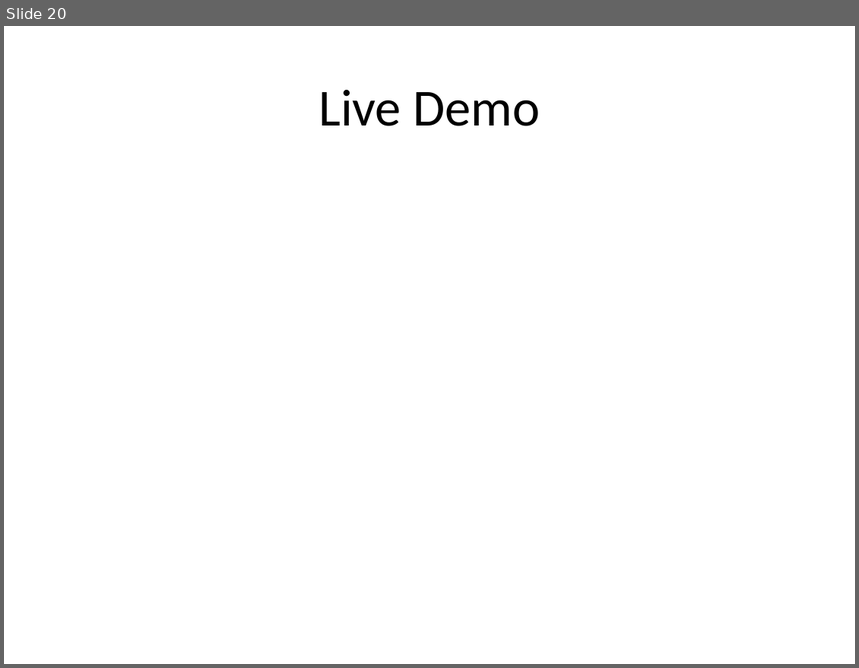
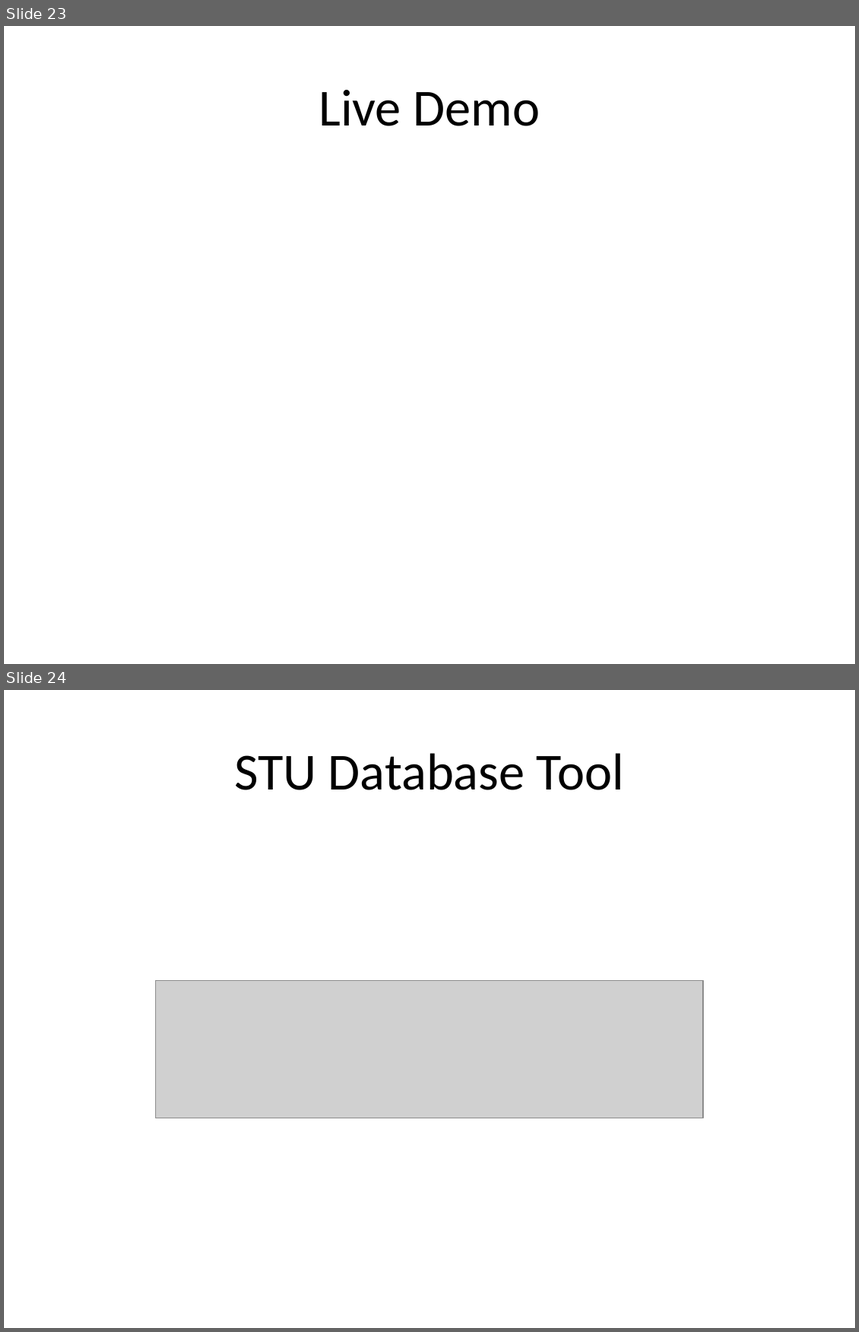
Before and after one commit to seerhein-lab/testdata-dsl, a slide deck: documentation/seitenbau/praesentation.pptx. Shown one above the other, each under a label of ours: slide 20 before the commit, slides 23 and 24 after it. The pictures are 859x668 and 859x1332 pixels, drawn with LibreOffice and Linux fonts; fonts in the diff are those of the drawing; grey boxes stand for pictures. Boxes give left, top, right and bottom in pixels: in the first picture for what was removed or moved away, otherwise in the second. Text is boxed around its words. In the diff, an @@ line names an element or a change of style, - is before the commit and + after.

```diff
--- a/documentation/seitenbau/praesentation.pptx
+++ b/documentation/seitenbau/praesentation.pptx
@@ slide 24 added at [4,690,855,1328], background #FFFFFF @@
@@ title added at [234,753,624,790], 44 pt, text #000000 @@
+STU Database Tool
@@ picture added at [155,981,703,1118] @@
@@ what was slide 20 is now slide 23 @@
```
Also in this commit, not shown: 6 slides changed, 7 other slides added, 8 other files.
